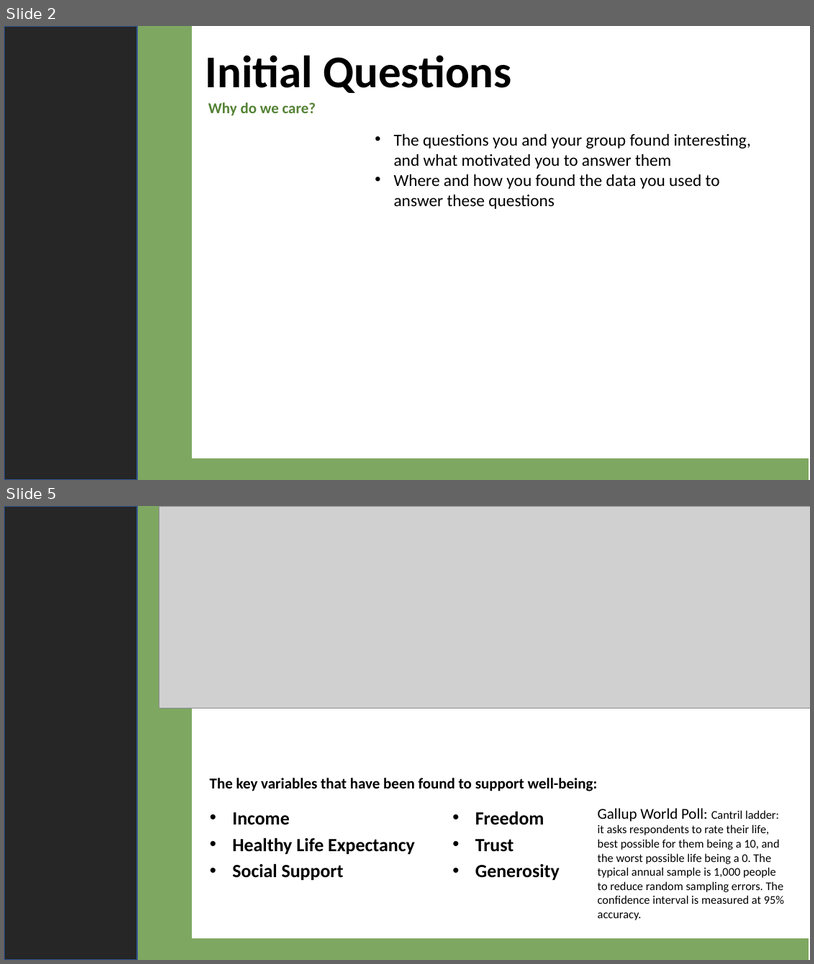
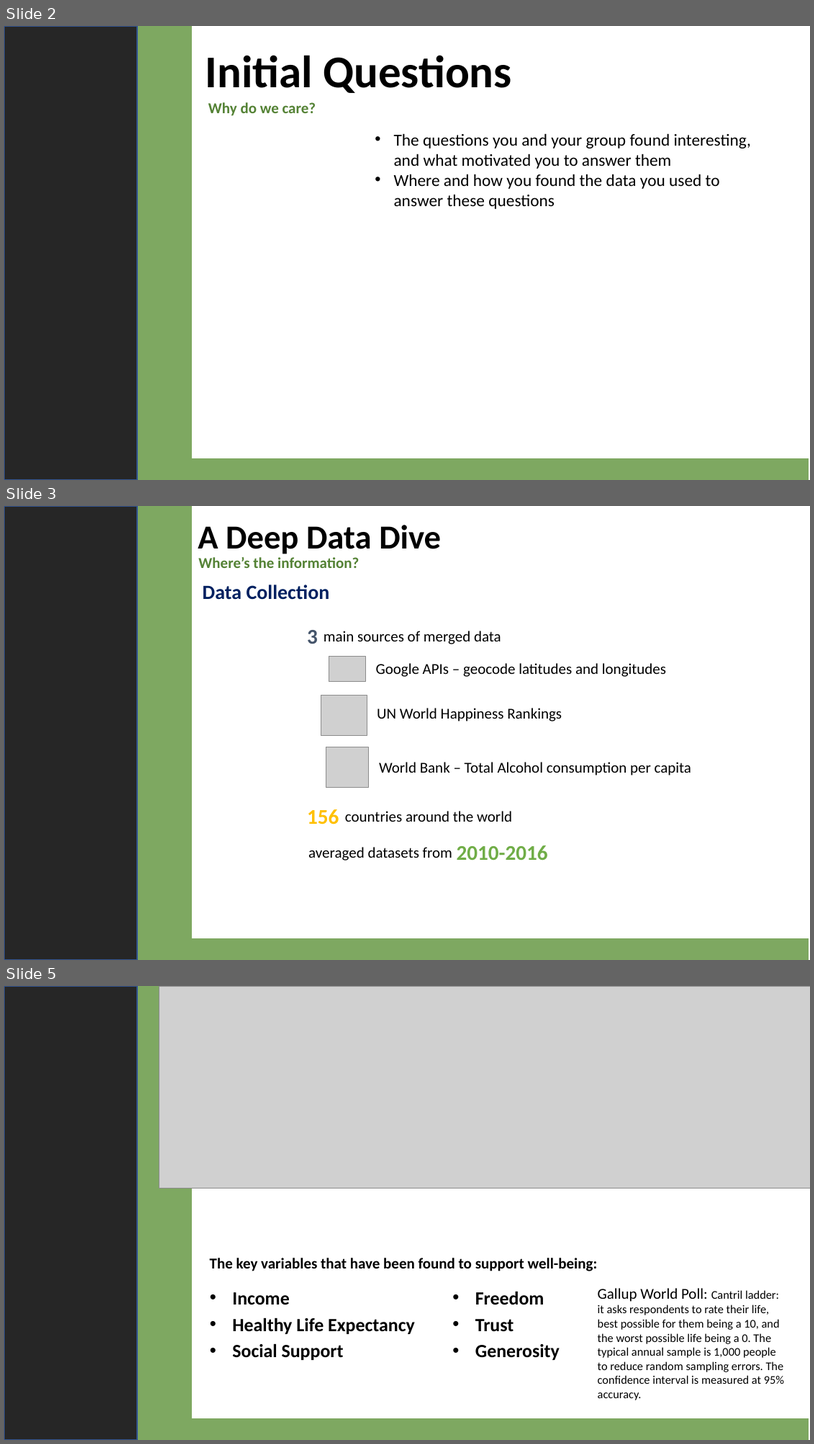
Before and after one commit to 4d4m43/DrinkAndBeHapPY, a slide deck: DrinkandBeHappy.pptx. Shown one above the other, each under a label of ours: slides 2 and 5 before the commit, slides 2, 3 and 5 after it; the slides between them are not shown. The pictures are 814x964 and 814x1444 pixels, drawn with LibreOffice and Linux fonts; fonts in the diff are those of the drawing; grey boxes stand for pictures. Boxes give left, top, right and bottom in pixels: in the first picture for what was removed or moved away, otherwise in the second. Text is boxed around its words. In the diff, an @@ line names an element or a change of style, - is before the commit and + after.

Commit message:
added changes to DrinkandBeHappy including data slides and plots, etc.

```diff
--- a/DrinkandBeHappy.pptx
+++ b/DrinkandBeHappy.pptx
@@ slide 3 added at (4,506,810,960), background #542C39 @@
@@ rectangle added at (4,506,810,960), fill #FFFFFF @@
@@ rectangle added at (4,506,137,960), fill #262626, outline #325491 1 pt @@
@@ rectangle added at (70,506,191,960), fill #7EA861, outline #7EA861 1 pt @@
@@ text added at (198,525,441,554), 40 pt, text #000000, bold @@
+A Deep Data Dive
@@ text added at (198,557,359,568), 18 pt, text #548235, bold @@
+Where’s the information?
@@ text added at (203,584,330,600), 24 pt, text #002060, bold @@
+Data Collection
@@ group added at (307,630,692,860): 9 texts, 3 pictures @@
+Google APIs – geocode latitudes and longitudes
+UN World Happiness Rankings
+World Bank – Total Alcohol consumption per capita
+3
+main sources of merged data
+156
+countries around the world
+2010-2016
+averaged datasets from
@@ rectangle added at (169,939,808,960), fill #7EA861, outline #7EA861 1 pt @@
```
Also in this commit, not shown: 1 slide changed, 1 other slide added, 1 slide removed, 2 other files.
